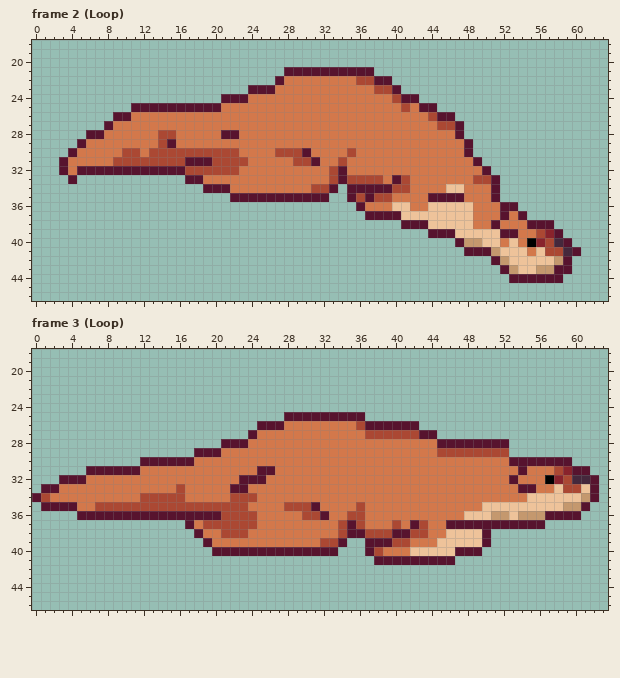
Two versions of one pixel-art file, assets/player/otterSwim.aseprite. This is how it looked before the edit.
64x64 pixels, 8 frames. Shown: frame 2 (Loop): x 0..63, y 18..46; frame 3 (Loop): x 0..63, y 18..46. The old version is drawn lined up with the new one. The commit also changed other frames, which this record leaves out.
Now the later version:
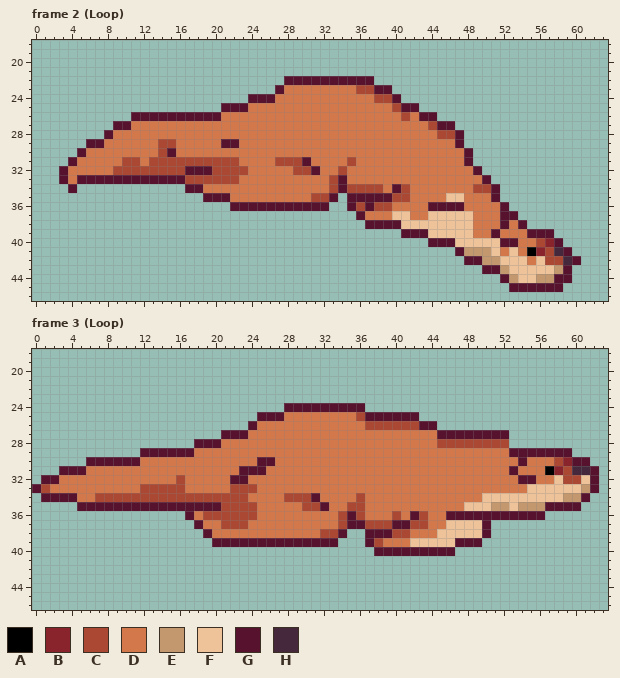
Palette (. is transparent): A #000000  B #89232c  C #ab4833  D #d3784b  E #c4986e  F #eec39a  G #57132e  H #45283c
The exact change:
whole drawing moved by +0,-16 (the old picture is shown already moved)
Frame 2 (Loop):
y 21: x 28..37 GGGGGGGGGG -> ..........
y 22: x 27..39 GDDDDDDDDCCGG -> .GGGGGGGGGG..
y 23: x 24..27 GGGD -> ...G; x 36..40 DDCCG -> CCGG.
y 24: x 21..26 GGGDDD -> ...GGG; x 38..42 DDCGG -> CCG..
y 25: x 11..23 GGGGGGGGGGDDD -> ..........GGG; x 40..44 DCDGG -> CGG..
y 26: x 9..20 GGDDDDDDDDDD -> ..GGGGGGGGGG; x 41 D -> C; x 43..46 DCGG -> GG..
y 27: x 8..10 GDD -> .GG; x 44..47 DCCG -> CGG.
y 28: x 6..8 GGD -> ..G; x 14..15 CC -> DD; x 21..22 GG -> DD; x 45..46 DD -> CC
y 29: x 5..7 GDD -> .GG; x 15 G -> C; x 21..22 DD -> GG; x 47..48 DG -> G.
y 30: x 4..5 GD -> .G; x 10..11 CC -> DD; x 13 C -> D; x 15..22 CCCCCCCC -> GDDDDDDD; x 27..30 CCCG -> DDDD; x 35 C -> D
y 31: x 3..4 GD -> .G; x 9 C -> D; x 12 C -> D; x 17..19 GGG -> CCC; x 23 C -> D; x 27..28 DD -> CC; x 30..31 CG -> GD; x 34..35 CD -> DC; x 48..49 DG -> G.
y 32: x 5..19 GGGGGGGGGGGGCCC -> DDDDCCCCCCCCGGG; x 23 D -> C; x 29..31 DDD -> CCG; x 33..34 CG -> DC; x 49..50 DG -> G.
y 33: x 3..22 .G............GGDDDD -> GDGGGGGGGGGGGGCCCCCC; x 35..38 CCCC -> DDDD; x 40..41 GC -> DD; x 49..51 CCG -> DG.
y 34: x 4 . -> G; x 17..21 ..GGG -> GGDDD; x 31..40 CCG.GGGGGC -> DDCGCCCCDG; x 46..47 FF -> DD; x 49..50 DD -> CC
y 35: x 19..33 ...GGGGGGGGGGG. -> GGGDDDDDDDDDCCG; x 36 C -> G; x 38..41 CCDD -> GGCC; x 44..47 GGGG -> DDFF
y 36: x 22..32 ........... -> GGGGGGGGGGG; x 35..41 .GDDDFF -> GCGCCDD; x 44..48 FFFFF -> GGGGD; x 53 G -> .
y 37: x 36..40 .GGGG -> GDDDF; x 42..43 FF -> DD; x 53..54 DG -> G.
y 38: x 37..43 ....GGG -> GGGGFFF; x 51..52 GD -> DG; x 54..57 DGGG -> G...
y 39: x 41..46 ...GGG -> GGGFFF; x 49..53 FFFGG -> DDGDD; x 55..58 DCBG -> GGG.
y 40: x 44..49 ...GEE -> GGGFFF; x 52..53 DF -> GG; x 55..59 ABCHG -> DCBG.
y 41: x 47..52 .GGGEF -> GEEEFD; x 54..56 FDF -> DAB; x 58..60 CHG -> HG.
y 42: x 48..52 ...GE -> GGEEF; x 55 F -> D; x 57..60 FEG. -> CCHG
y 43: x 50..53 ..GE -> GGEF; x 56..58 EEG -> FFE
y 44: x 52..57 .GGGGG -> GEFFEE; x 59 . -> G
y 45: x 53..58 ...... -> GGGGGG
Frame 3 (Loop):
y 24: x 28..36 ......... -> GGGGGGGGG
y 25: x 25..42 ...GGGGGGGGG...... -> GGGDDDDDDDDCGGGGGG
y 26: x 24..27 .GGG -> GDDD; x 36..44 CGGGGGG.. -> DCCCCCCGG
y 27: x 21..24 ...G -> GGGD; x 37..52 CCCCCCGG........ -> DDDDDDDDGGGGGGGG
y 28: x 18..23 ...GGG -> GGGDDD; x 45..52 GGGGGGGG -> CCCCCCCC
y 29: x 12..20 ......GGG -> GGGGGGDDD; x 45..59 CCCCCCCC....... -> DDDDDDDDGGGGGGG
y 30: x 6..17 ......GGGGGG -> GGGGGGDDDDDD; x 25..26 DD -> GG; x 53 G -> D; x 55..61 GGGGG.. -> DDDCBGG
y 31: x 3..11 ...GGGGGG -> GGGDDDDDD; x 23..24 DD -> GG; x 26 G -> D; x 53..54 DG -> GD; x 57..62 DCBGG. -> ABCHHG
y 32: x 1..5 ..GGG -> GGDDD; x 16 D -> C; x 22 D -> G; x 24..25 GG -> DD; x 53..55 GDD -> DGG; x 57..58 AB -> DF; x 60..61 HH -> CF
y 33: x 0..2 .GG -> GCD; x 12..15 DDDD -> CCCC; x 22..24 GGD -> CCC; x 54..57 GGDD -> DFFF; x 59..61 CCF -> FFE
y 34: x 0..4 GCDDD -> .GGGG; x 7..11 DDDDD -> CCCCC; x 17..21 DDDDD -> CCCCC; x 24 C -> D; x 28..31 DDDD -> CCCG; x 36 D -> C; x 50..54 DDDDD -> FFFFF; x 59..62 FFEG -> EEG.
y 35: x 1..20 GGGGDDCCCCCCCCCCCCCC -> ....GGGGGGGGGGGGGGGG; x 24 D -> C; x 28..29 CC -> DD; x 31..32 GD -> CG; x 35 D -> C; x 48..49 DD -> FF; x 51..52 FF -> EE; x 54..61 FFFFFEEG -> EEEGGGG.
y 36: x 5..16 GGGGGGGGGGGG -> ............; x 18..20 GGG -> DCC; x 30..32 CCG -> DDD; x 34..35 DC -> CG; x 40 D -> C; x 42..43 DD -> GC; x 46..60 DDFFFEEFEEEGGGG -> GGGGGGGGGGG....
y 37: x 17..20 GDCC -> .GDD; x 24 C -> D; x 36..42 CDDDCDG -> GCCCGGC; x 46..49 GGGG -> FFFF; x 51..56 GGGGGG -> ......
y 38: x 18..19 GD -> .G; x 21..23 CCC -> DDD; x 32..43 DDCGGCCCGGCC -> CCG..GGGCCDD; x 45 D -> F
y 39: x 19..34 GDDDDDDDDDDDDCCG -> .GGGGGGGGGGGGGG.; x 38..44 GGCCDDD -> CDDDFFF; x 47..50 FFFG -> GGG.
y 40: x 20..33 GGGGGGGGGGGGGG -> ..............; x 37..49 GCDDDFFFFFGGG -> .GGGGGGGGG...
y 41: x 38..46 GGGGGGGGG -> .........
Where, in picture pixels (left, top, right, bottom), the same in both pictures:
changed: (59, 67, 581, 292)
changed: (32, 403, 599, 565)
